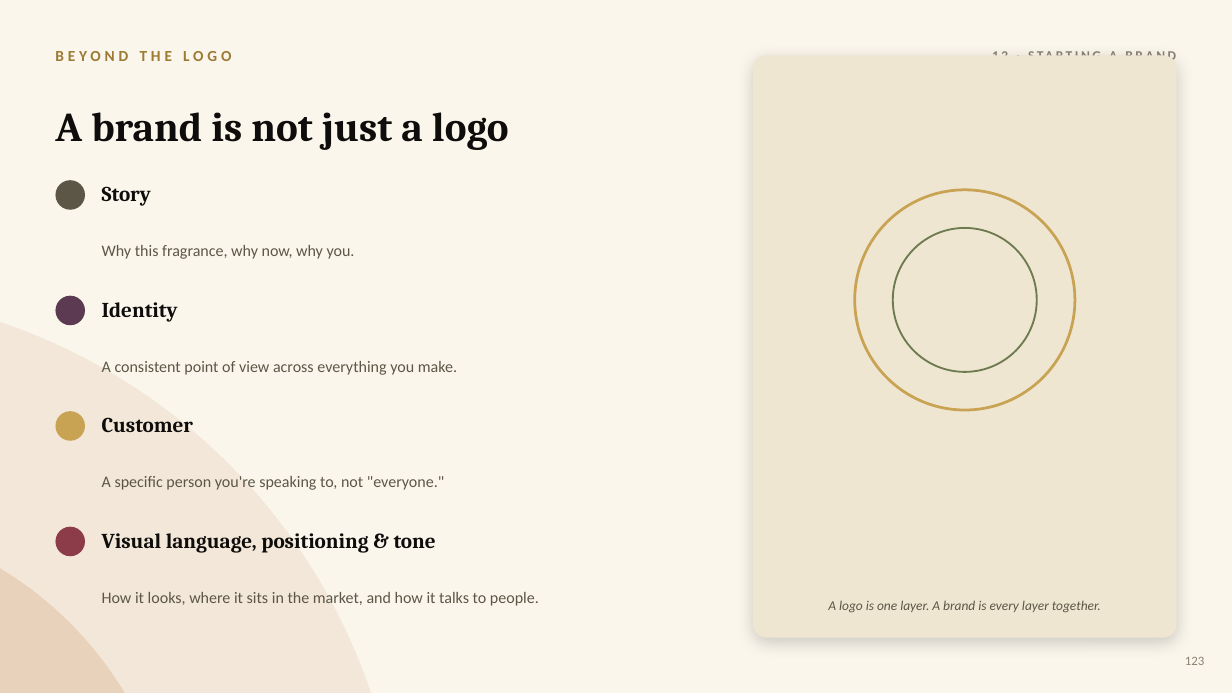
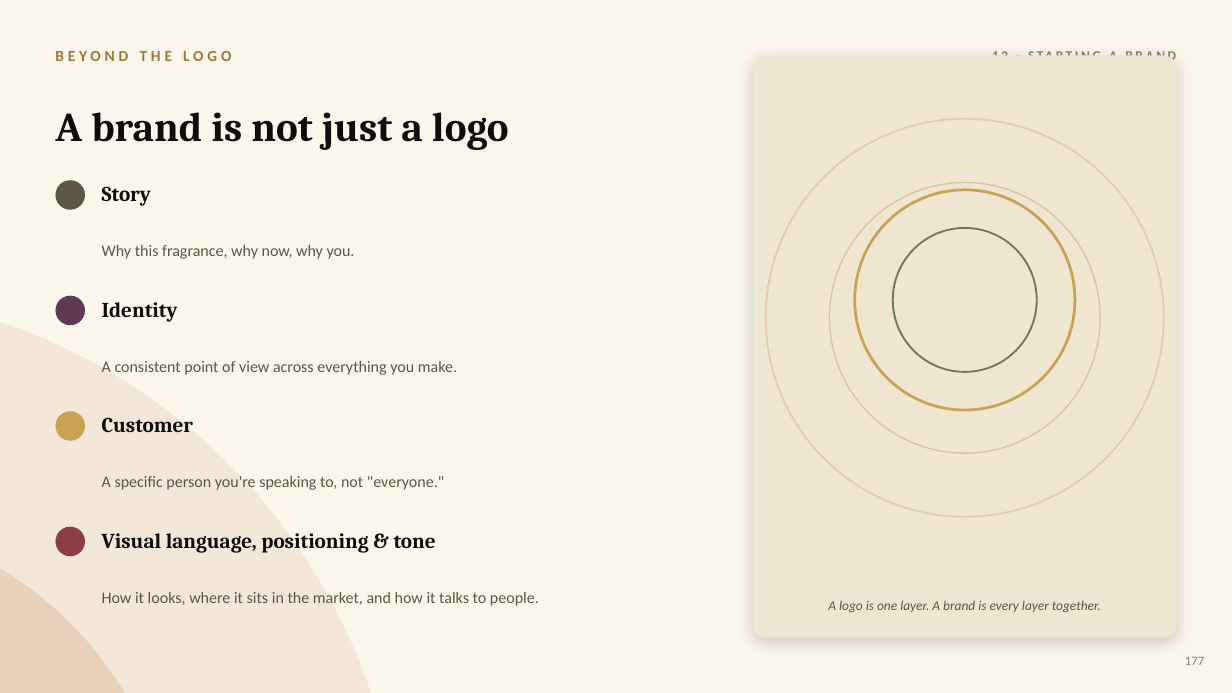
Before and after one commit to yevfumes/yev, a slide deck: slide 192 of course/YEVFUMES_Perfumery_Course.pptx (slide 138 before the commit). Drawn at 1232x693 pixels with LibreOffice and Linux fonts; fonts in the diff are those of the drawing. Boxes give left, top, right and bottom in pixels: in the first picture for what was removed or moved away, otherwise in the second. Text is boxed around its words. In the diff, an @@ line names an element or a change of style, - is before the commit and + after.

```diff
--- a/course/YEVFUMES_Perfumery_Course.pptx
+++ b/course/YEVFUMES_Perfumery_Course.pptx
@@ ellipse added at (x1=766, y1=119, x2=1165, y2=518), outline #B5652D 1.44 pt @@
@@ ellipse added at (x1=830, y1=183, x2=1101, y2=454), outline #B5652D 1.08 pt @@
@@ text at (x1=1185, y1=657, x2=1204, y2=665): text changed @@
-123
+177
```
Also in this commit, not shown: 130 other slides changed, 58 slides added, 4 slides removed, 1 other file.
